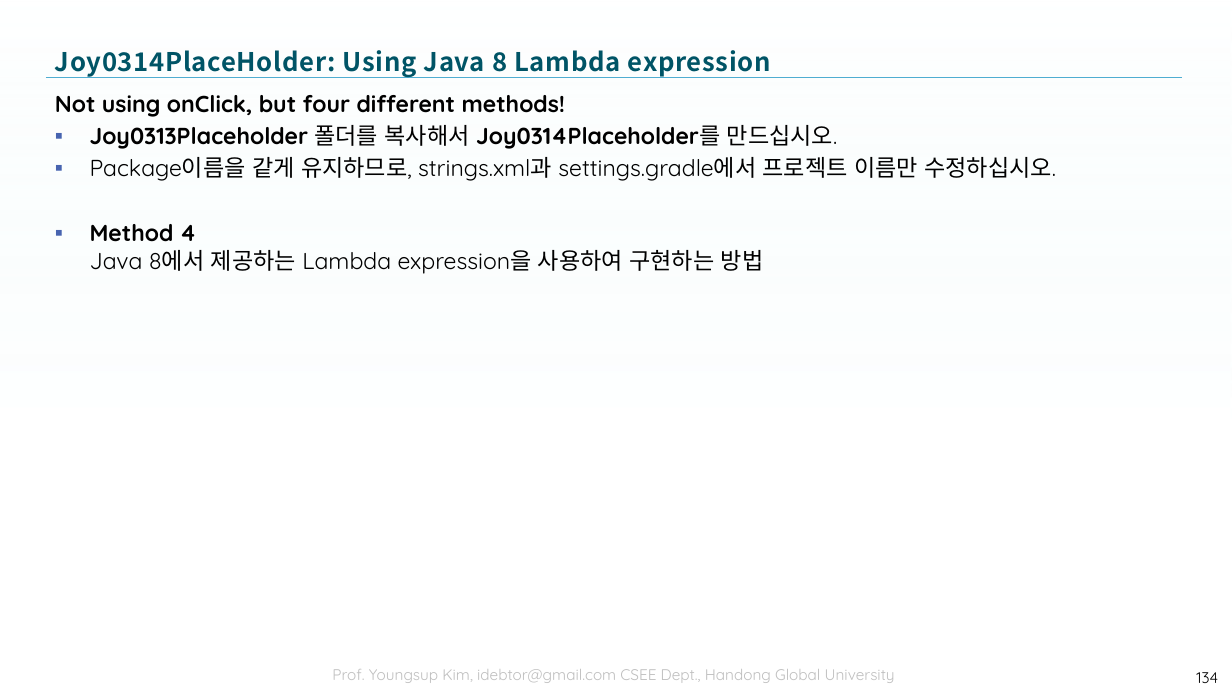
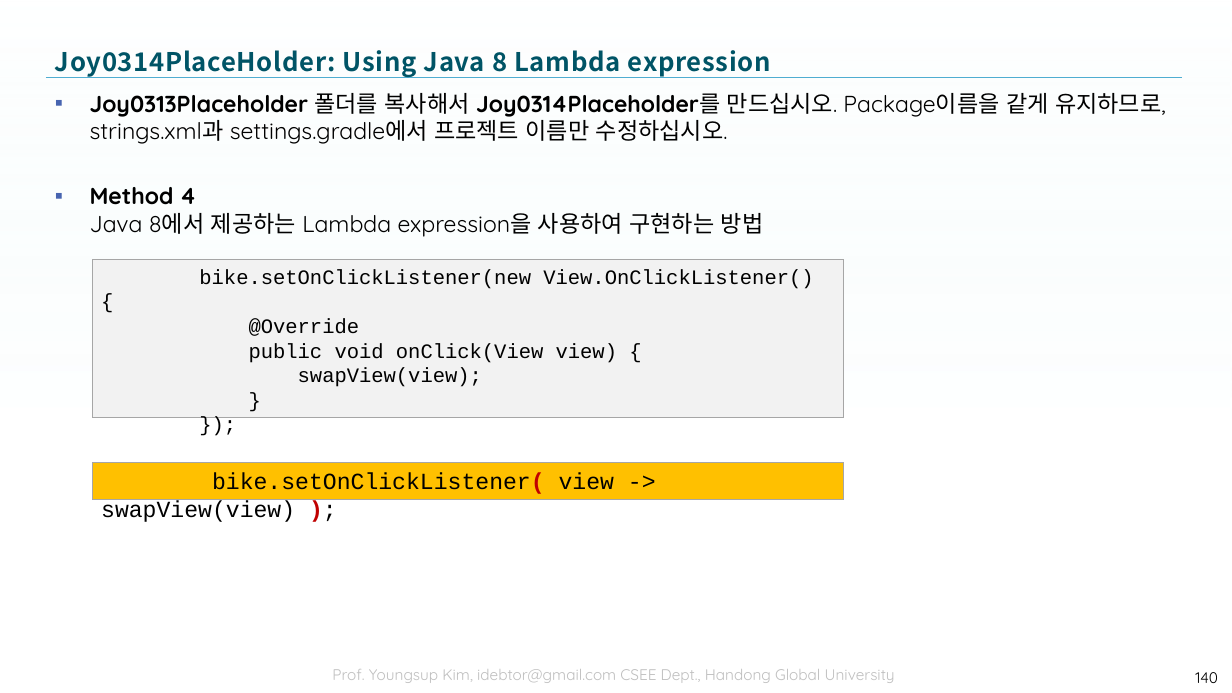
Before and after one commit to tae7841/HuStarAS, a slide deck: slide 140 of ppts/03Widget.pptx (slide 134 before the commit). Drawn at 1232x693 pixels with LibreOffice and Linux fonts; fonts in the diff are those of the drawing; background and template pictures are left out. Boxes give left, top, right and bottom in pixels: in the first picture for what was removed or moved away, otherwise in the second. Text is boxed around its words. In the diff, an @@ line names an element or a change of style, - is before the commit and + after.

```diff
--- a/ppts/03Widget.pptx
+++ b/ppts/03Widget.pptx
@@ text at <box>90,93,1166,144</box>: text changed; bold off @@
-Not using onClick, but four different methods!
-▪ Joy0313Placeholder 폴더를 복사해서 Joy0314Placeholder를 만드십시오.
-▪ Package이름을 같게 유지하므로, strings.xml과 settings.gradle에서 프로젝트 이름만 수정하십시오.
+▪ Joy0313Placeholder 폴더를 복사해서 Joy0314Placeholder를 만드십시오. Package이름을 같게 유지하므로, strings.xml과 settings.gradle에서 프로젝트 이름만 수정하십시오.
@@ rectangle added at <box>92,260,845,419</box>, fill #F2F2F2, outline #A6A6A6 0.75 pt, 16 pt, text #000000 @@
+bike.setOnClickListener(new View.OnClickListener() {
+@Override
+public void onClick(View view) {
+swapView(view);
+}
+});
@@ rectangle added at <box>92,462,845,499</box>, fill #FFC000, outline #A6A6A6 0.75 pt, 18 pt, text #000000 @@
+bike.setOnClickListener( view -> swapView(view) );
@@ page number at <box>1195,672,1218,683</box>: text changed @@
-134
+140
```
Also in this commit, not shown: 24 other slides changed, 15 slides added, 8 slides removed.
